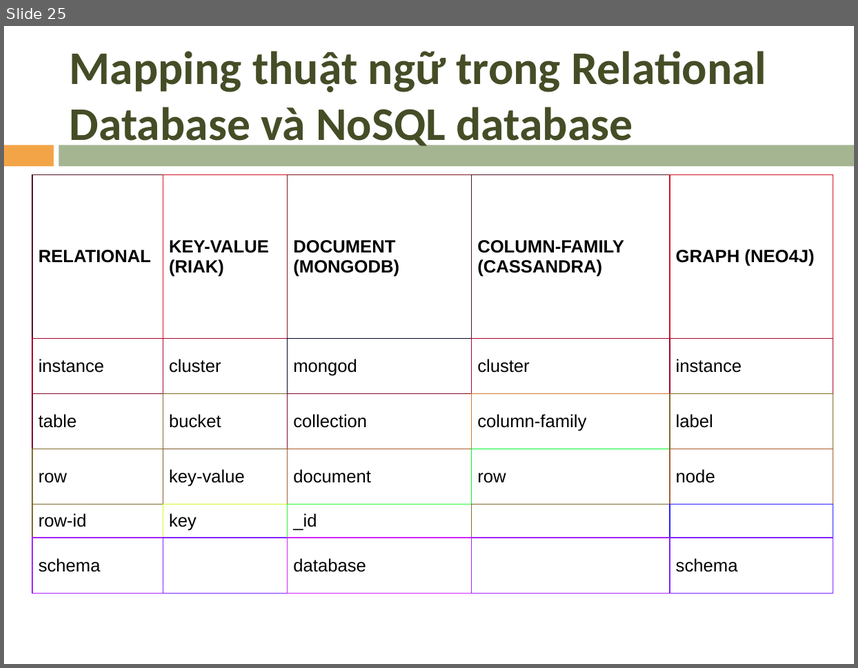
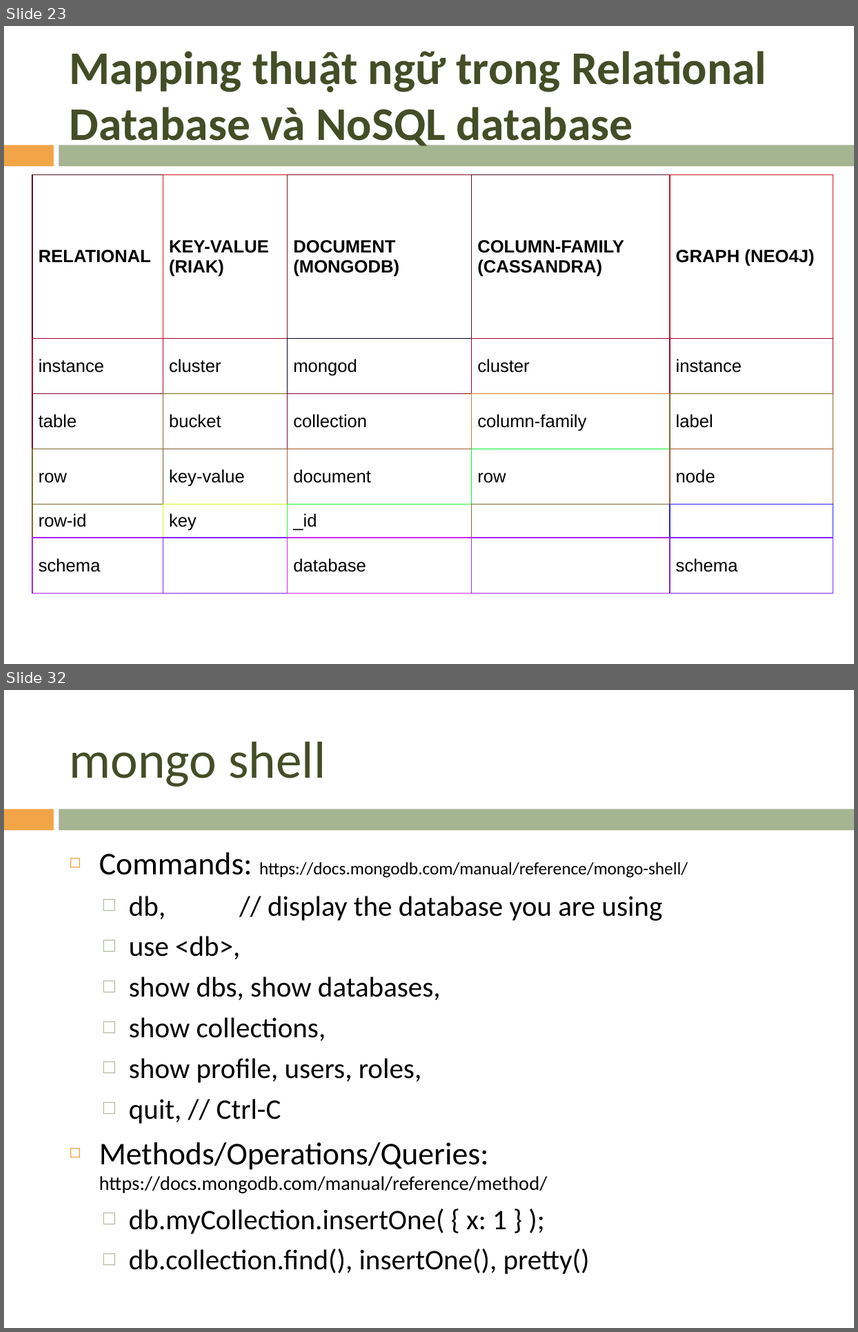
Before and after one commit to mrviit/notes, a slide deck: pp_template/nonsql/NoSQL.pptx. Shown one above the other, each under a label of ours: slide 25 before the commit, slides 23 and 32 after it; the slides between them are not shown. The pictures are 858x668 and 858x1332 pixels, drawn with LibreOffice and Linux fonts; fonts in the diff are those of the drawing; background and template pictures are left out. Boxes give left, top, right and bottom in pixels: in the first picture for what was removed or moved away, otherwise in the second. Text is boxed around its words. In the diff, an @@ line names an element or a change of style, - is before the commit and + after.

Commit message:
mongodb slide

```diff
--- a/pp_template/nonsql/NoSQL.pptx
+++ b/pp_template/nonsql/NoSQL.pptx
@@ slide 32 added at bbox=[4, 690, 854, 1328], background picture (left out); not listed: 2 template elements that a slide beside it also shows @@
@@ title added at bbox=[70, 741, 326, 787], 44 pt, text #444D26 @@
+mongo shell
@@ text added at bbox=[99, 852, 688, 1274], 24.1 pt, text #000000 @@
+◻ Commands: https://docs.mongodb.com/manual/reference/mongo-shell/
+  □ db, // display the database you are using
+  □ use <db>,
+  □ show dbs, show databases,
+  □ show collections,
+  □ show profile, users, roles,
+  □ quit, // Ctrl-C
+◻ Methods/Operations/Queries: https://docs.mongodb.com/manual/reference/method/
+  □ db.myCollection.insertOne( { x: 1 } );
+  □ db.collection.find(), insertOne(), pretty()
@@ what was slide 25 is now slide 23 @@
```
Also in this commit, not shown: 2 slides changed, 11 other slides added, 11 slides removed, 4 other files.
